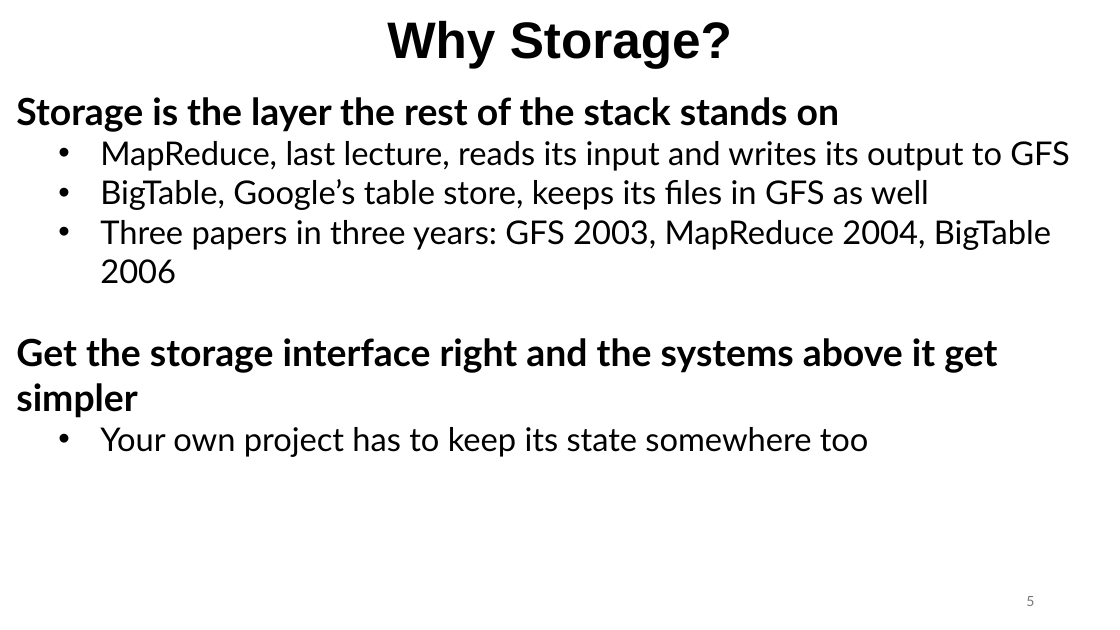
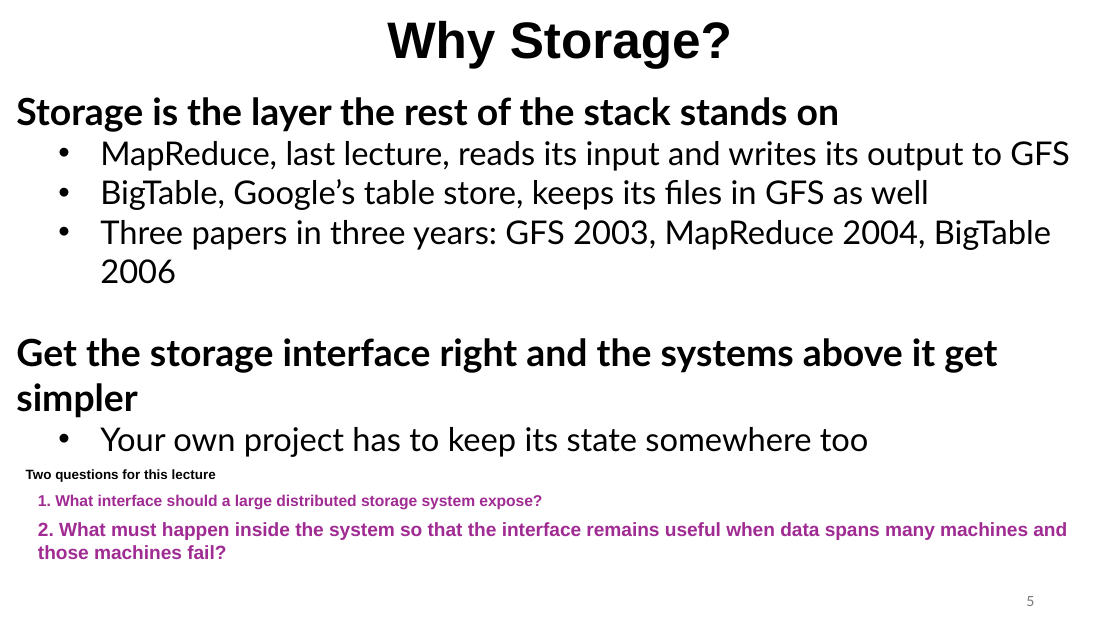
Before and after one commit to ec528/ec528.github.io, a slide deck: slide 5 of slides/fall26/4-gfs.pptx. Drawn at 1120x630 pixels with LibreOffice and Linux fonts; fonts in the diff are those of the drawing. Boxes give left, top, right and bottom in pixels: in the first picture for what was removed or moved away, otherwise in the second. Text is boxed around its words. In the diff, an @@ line names an element or a change of style, - is before the commit and + after.

Commit message:
Add guiding questions to GFS storage slide

```diff
--- a/slides/fall26/4-gfs.pptx
+++ b/slides/fall26/4-gfs.pptx
@@ text added at bbox=[26, 469, 216, 482], 11.5 pt, text #000000, bold @@
+Two questions for this lecture
@@ text added at bbox=[38, 494, 542, 509], 13.4 pt, text #A02B93, bold @@
+1. What interface should a large distributed storage system expose?
@@ text added at bbox=[38, 522, 1067, 559], 16.4 pt, text #A02B93, bold @@
+2. What must happen inside the system so that the interface remains useful when data spans many machines and those machines fail?
```
